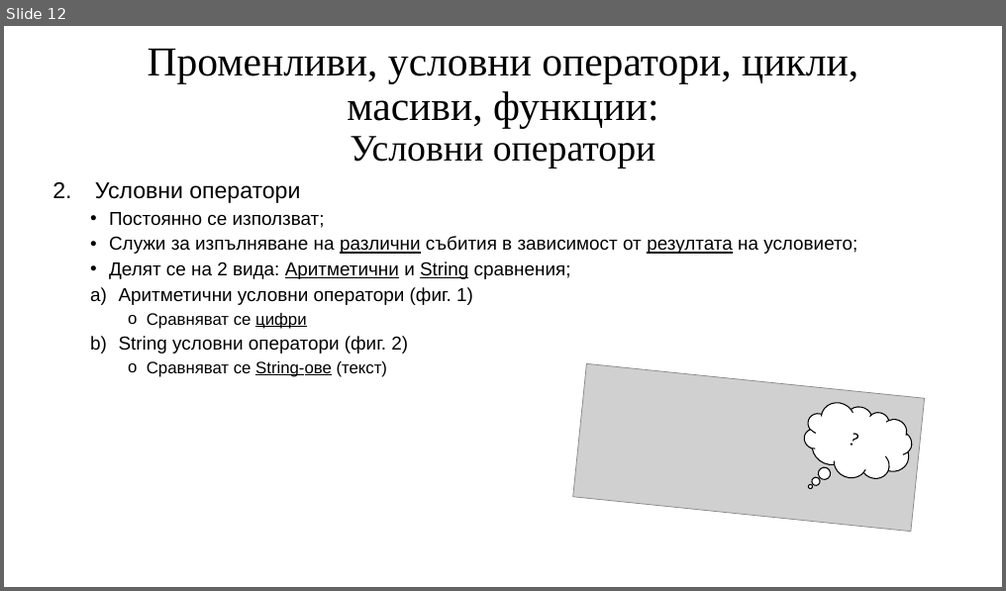
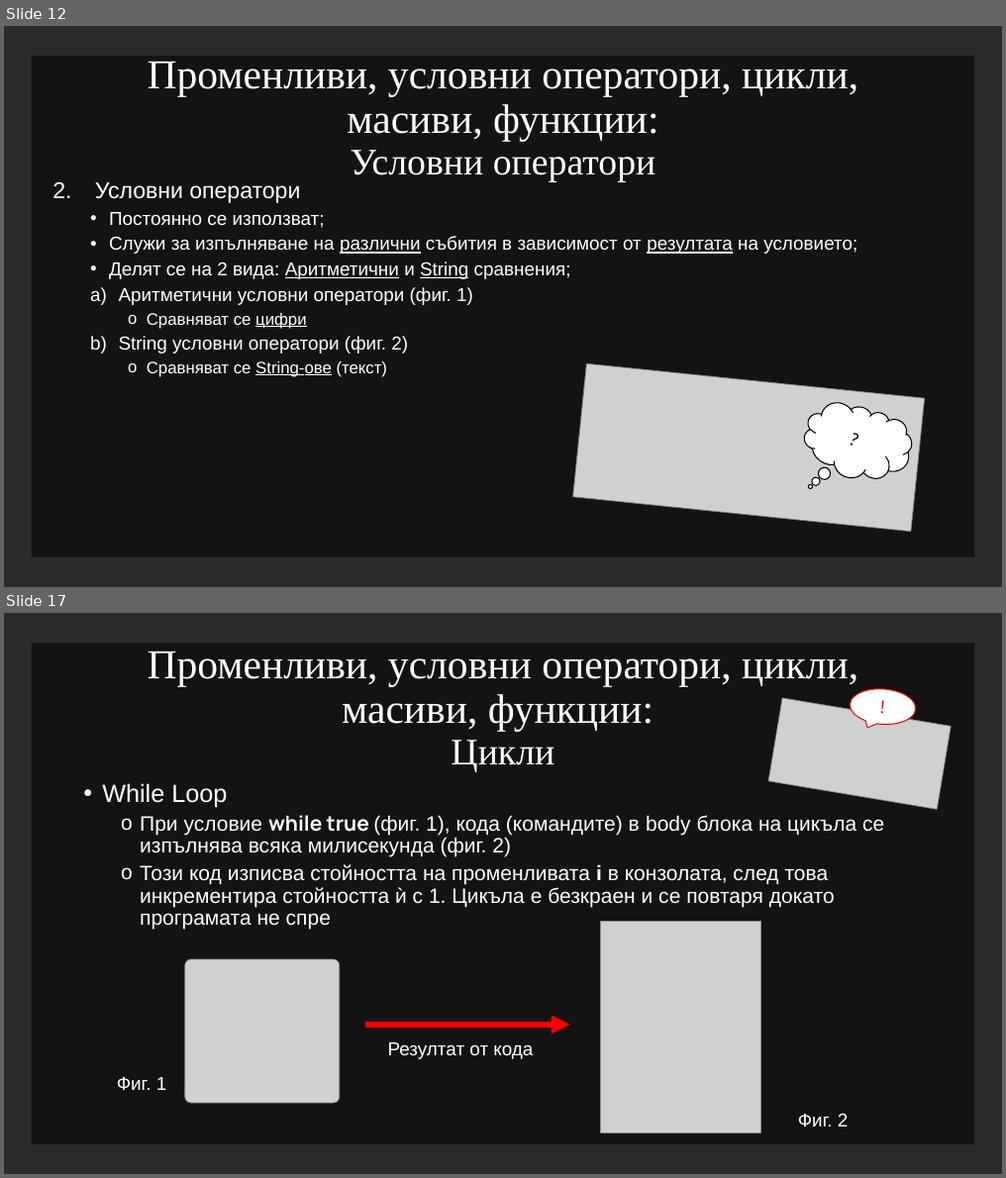
Before and after one commit to Rokyuto/School, a slide deck: Operating Systems/19205.pptx. Shown one above the other, each under a label of ours: slide 12 before the commit, slides 12 and 17 after it; the slides between them are not shown. The pictures are 1006x591 and 1006x1178 pixels, drawn with LibreOffice and Linux fonts; fonts in the diff are those of the drawing; grey boxes stand for pictures; background and template pictures are left out; a plain dark background stands for a picture behind light text. Boxes give left, top, right and bottom in pixels: in the first picture for what was removed or moved away, otherwise in the second. Text is boxed around its words. In the diff, an @@ line names an element or a change of style, - is before the commit and + after.

```diff
--- a/Operating Systems/19205.pptx
+++ b/Operating Systems/19205.pptx
@@ slide 17 added at (4, 613, 1002, 1174), background picture (left out) @@
@@ rectangle added at (31, 643, 974, 1145), fill #000000 at 55% opacity @@
@@ title added at (148, 651, 858, 771), 39.6 pt, text #FFFFFF @@
+Променливи, условни оператори, цикли, масиви, функции:
+Цикли
@@ picture added at (768, 698, 950, 809) @@
@@ speech bubble added at (848, 687, 917, 727), fill #FFFFFF, outline #FF0000 1 pt, 18 pt, text #FF0000 @@
+!
@@ text added at (102, 783, 884, 930), 20 pt, text #FFFFFF @@
+• While Loop
+  o При условие while true (фиг. 1), кода (командите) в body блока на цикъла се изпълнява всяка милисекунда (фиг. 2)
+  o Този код изписва стойността на променливата i в конзолата, след това инкрементира стойността ѝ с 1. Цикъла е безкраен и се повтаря докато програмата не спре
@@ picture added at (601, 922, 761, 1134) @@
@@ picture added at (185, 959, 340, 1103) @@
@@ arrow added from (365, 1025) to (570, 1025), #FF0000 6 pt @@
@@ text added at (388, 1043, 533, 1059), 18 pt, text #FFFFFF @@
+Резултат от кода
@@ text added at (117, 1077, 167, 1090), 18 pt, text #FFFFFF @@
+Фиг. 1
@@ text added at (798, 1114, 848, 1127), 18 pt, text #FFFFFF @@
+Фиг. 2
@@ slide 12 changed as well @@
@@ background #FFFFFF to picture (left out) @@
@@ rectangle added at (31, 56, 974, 558), fill #000000 at 55% opacity @@
@@ title "Променливи, условни оператори, цикли, масиви, ..." at (148, 61, 858, 182): text colour #000000 to #FFFFFF @@
@@ title "Променливи, условни оператори, цикли, масиви, ...": place and size @@
-title "Променливи, условни оператори, цикли, масиви, ..." at (148, 48, 858, 169)
+title "Променливи, условни оператори, цикли, масиви, ..." at (148, 61, 858, 182)
@@ text "Условни оператори" at (95, 182, 857, 377): text colour #000000 to #FFFFFF @@
```
Also in this commit, not shown: 15 other slides changed, 14 other slides added, 2 slides removed, 13 other files.
